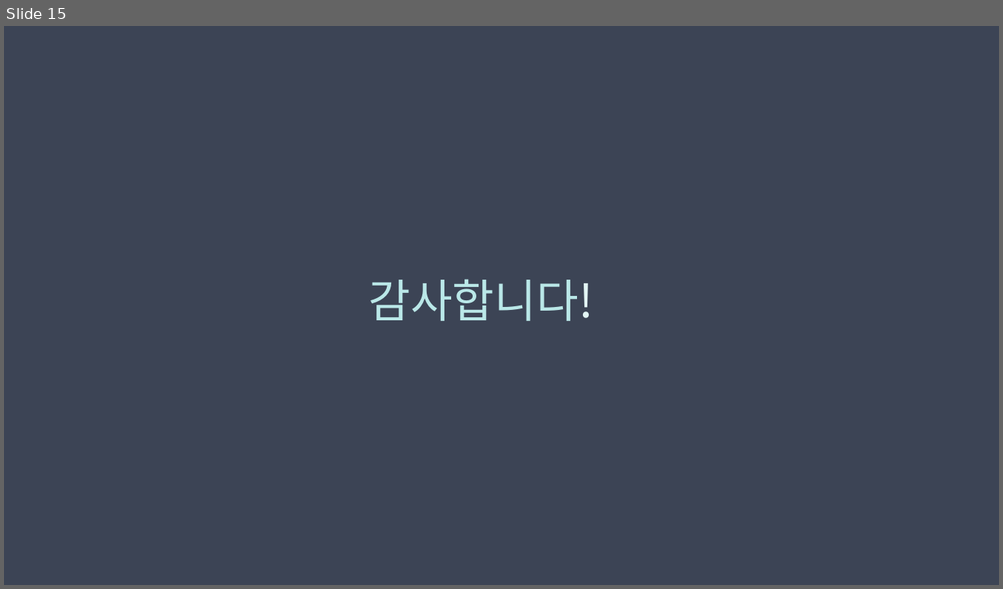
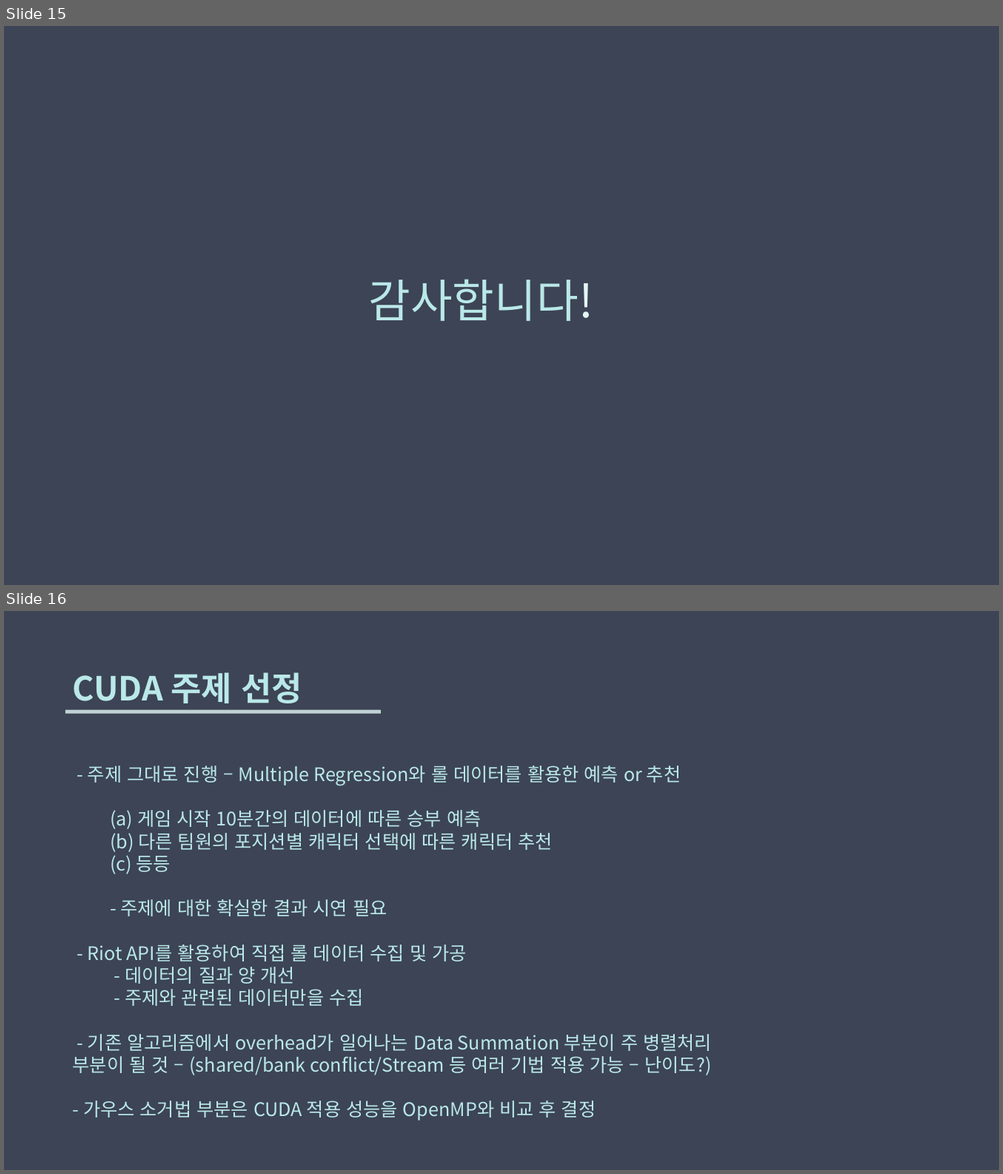
Before and after one commit to whitepurple/2020_MP_Project_1, a slide deck: 제출용/6팀_발표자료.pptx. Shown one above the other, each under a label of ours: slide 15 before the commit, slides 15 and 16 after it. The pictures are 1003x589 and 1003x1174 pixels, drawn with LibreOffice and Linux fonts; fonts in the diff are those of the drawing. Boxes give left, top, right and bottom in pixels: in the first picture for what was removed or moved away, otherwise in the second. Text is boxed around its words. In the diff, an @@ line names an element or a change of style, - is before the commit and + after.

Commit message:
CUDA start prj

```diff
--- a/제출용/6팀_발표자료.pptx
+++ b/제출용/6팀_발표자료.pptx
@@ slide 16 added at (x1=4, y1=611, x2=999, y2=1170), background #273043 at 90% opacity @@
@@ text added at (x1=73, y1=672, x2=301, y2=703), 32 pt, text #BAE8E8, bold @@
+CUDA 주제 선정
@@ rectangle added at (x1=65, y1=710, x2=381, y2=714), fill #E3F6F5 at 80% opacity @@
@@ text added at (x1=73, y1=766, x2=711, y2=1121), 18 pt, text #BAE8E8 @@
+- 주제 그대로 진행 – Multiple Regression와 롤 데이터를 활용한 예측 or 추천
+  (a) 게임 시작 10분간의 데이터에 따른 승부 예측
+  (b) 다른 팀원의 포지션별 캐릭터 선택에 따른 캐릭터 추천
+  (c) 등등
+  - 주제에 대한 확실한 결과 시연 필요
+- Riot API를 활용하여 직접 롤 데이터 수집 및 가공
+  - 데이터의 질과 양 개선
+  - 주제와 관련된 데이터만을 수집
+- 기존 알고리즘에서 overhead가 일어나는 Data Summation 부분이 주 병렬처리 부분이 될 것 – (shared/bank conflict/Stream 등 여러 기법 적용 가능 – 난이도?)
+- 가우스 소거법 부분은 CUDA 적용 성능을 OpenMP와 비교 후 결정
```
Also in this commit, not shown: 1 slide changed, 1 other slide added, 20 other files.
